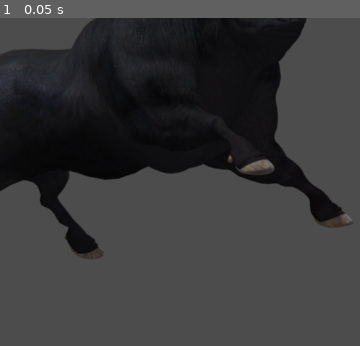
Above: before the commit, frame 1.
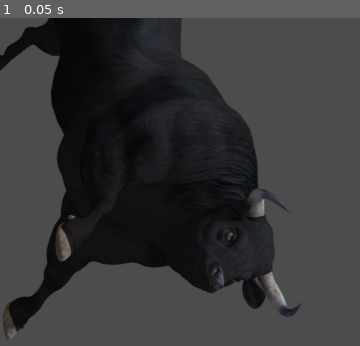
Above: after the commit, the same moment.

Repository: 0676693/Invade-Spacers
Game: Godot game, scene res://Bullet-Enemy/Bullet-Enemy.tscn
Same seed, same stepped clock (60 frames per second), same inputs: the game is played once before the commit and once after it. This scene is started directly instead of the project's main scene.
Inputs:
- Up to frame 1 (0.05 s): no input

The runs differ from the first frame. In frame 1, 41% of the frame differs, in the area x 0-98%, y 0-98%.
Error after the commit: Parse Error: No constructor of 'Vector2' matches the signature 'Vector2(int, var, int)'. (res://Bullet-Enemy/Bullet-Enemy.gd:13)

Commit message:
Progress on enemy bullet firing. Fixed enemy movement.

Diff:
--- a/Bullet-Enemy/Bullet-Enemy.gd
+++ b/Bullet-Enemy/Bullet-Enemy.gd
@@ -1,16 +1,22 @@
 extends KinematicBody2D
 
-
-# Declare member variables here. Examples:
-# var a = 2
-# var b = "text"
-
+var speed = 400
 
 # Called when the node enters the scene tree for the first time.
 func _ready():
-	pass # Replace with function body.
+	GlobalVariables.enemyBulletInstanceCount += 1
+	set_physics_process(true)
 
 
-# Called every frame. 'delta' is the elapsed time since the previous frame.
-#func _process(delta):
-#	pass
+
+func _physics_process(delta):
+	var collidedObject = move_and_collide(Vector2(0, +speed*delta*0,4))
+	if (collidedObject):
+		#print("Enemy collide: ",collidedObject.collider.name)
+		if "Enemy" in collidedObject.collider.name:
+			pass
+			#collidedObject.get_collider().queue_free() #Don't kill the enemies.
+		else:
+			queue_free()
+			GlobalVariables.enemyBulletInstanceCount -= 1
+			print("Enemy Bullets: ", GlobalVariables.enemyBulletInstanceCount)
--- a/Bullet-Enemy/Bullet-Enemy.tscn
+++ b/Bullet-Enemy/Bullet-Enemy.tscn
@@ -12,7 +12,8 @@
 script = ExtResource( 2 )
 
 [node name="Sprite" type="Sprite" parent="."]
-position = Vector2( 0.768188, 0.768158 )
+position = Vector2( 3.04401, 2.72299 )
+rotation = 1.5708
 texture = ExtResource( 1 )
 
 [node name="CollisionShape2D" type="CollisionShape2D" parent="."]
--- a/Enemy/Enemies.gd
+++ b/Enemy/Enemies.gd
@@ -1,6 +1,6 @@
 extends Node2D
 
-var speed = 120
+var speed = -130
 
 func _ready():
 	set_physics_process(true)
--- a/Enemy/Enemy.gd
+++ b/Enemy/Enemy.gd
@@ -1,6 +1,7 @@
 extends KinematicBody2D
 
-#var speed = 400
+var bullet = preload("res://Bullet-Enemy/Bullet-Enemy.tscn")
+
 
 func _ready():
 	$Area2D.connect("area_entered", self, "_colliding")
@@ -12,3 +13,16 @@
 	if area.is_in_group("left"):
 		get_parent().global_position.y += 10
 		get_parent().speed = get_parent().speed * -1
+
+func _process(delta):
+	#while (true):
+	var rng = RandomNumberGenerator.new()
+	rng.randomize()
+	var my_random_number = rng.randf_range(2.0, 30.0)
+	#print("time: "my_random_number")
+	yield(get_tree().create_timer(my_random_number), "timeout")
+	if GlobalVariables.enemyBulletInstanceCount < 5:
+		var bulletInstance = bullet.instance()
+
+		bulletInstance.position = Vector2(global_position.x, global_position.y+20)
+		get_tree().get_root().add_child(bulletInstance)
